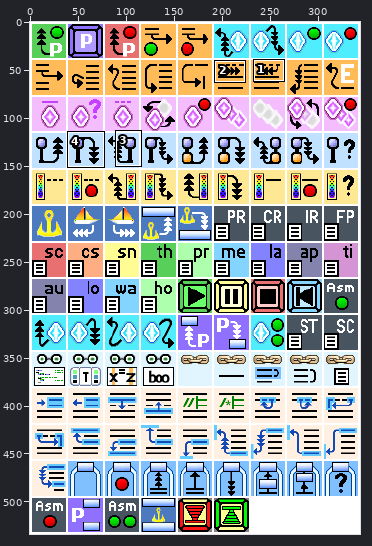
Sprite sheet -- vvm/core/vdebug/graphics/vdebug_icons.png. Above, an overview of the earlier version with the close-up marked.
Close-up. First the earlier version:
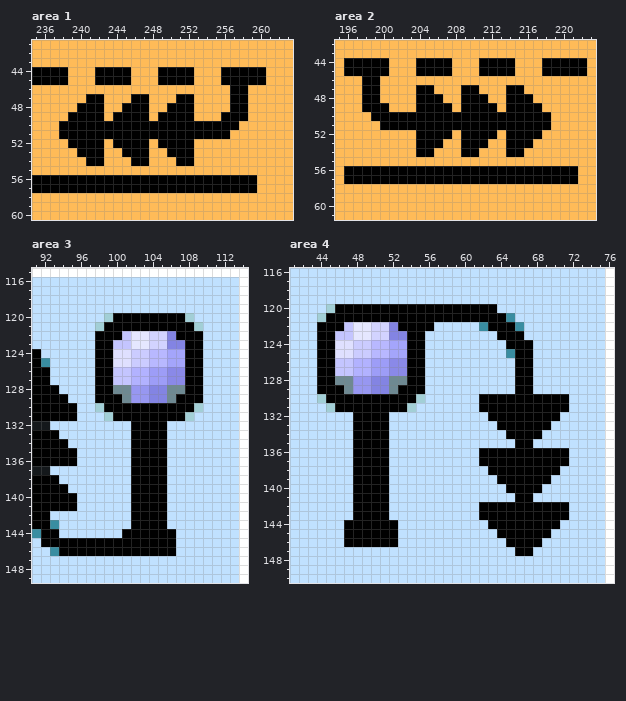
The file is 344x534 pixels. Colours within 5 levels of each other are drawn and written as one. Shown: area 1: x 235..263, y 41..60; area 2: x 195..223, y 42..61; area 3: x 91..114, y 115..149; area 4: x 41..76, y 116..150. The commit also changed other parts of the picture, which this record leaves out.
After the commit:
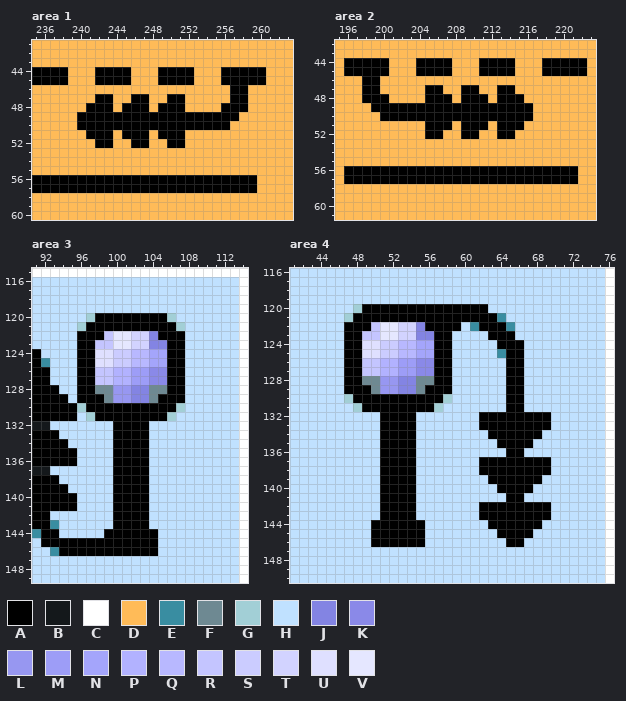
Palette (. is transparent): A #000000  B #14181b  C #ffffff  D #ffbb58  E #398da1  F #6e8992  G #a2cfd6  H #c0e1ff  J #8384e3  K #8a89e8  L #9797f1  M #9d9df7  N #a4a5fb  P #b2b2ff  Q #b8b8ff  R #c4c5ff  S #cbccff  T #d2d3ff  U #dfe0ff  V #e5e7ff
What changed:
Changed rows in their new state; - is an unchanged pixel.
Area 1:
first column x 238:
47 ---D-A------A-D------
48 --D--A-----A--D---A--
49 -D---A----A----AAA--D
50 DD-----------------D-
51 DDD---D---D---DDDDD--
52 -DDD-ADD---D--D------
53 --DDD--DDD--DDD------
54 ---DD---DD---DD------
Area 2:
first column x 198:
47 ------D-A------A-D---
48 --A---D--A-----A--D--
49 D--AAA----A----A---D-
50 -D-----------------DD
51 --DDDDD---D---D---DDD
52 ------D--D---DDA-DDD-
53 ------DDD--DDD--DDD--
54 ------DD---DD---DD---
Area 3:
first column x 96:
120 -GAA------GHH-
121 GAA--------GHH
122 AA-RVVTTJAA-HH
123 AARRVVTTJJAAHH
124 AAUUSSQQNNAAHH
125 AAUUSSQQNNAAHH
126 AARRPPMMKKAAHH
127 AARRPPMMKKAAHH
128 AAFFLLJJFFAAHH
129 AA-FLLJJFAA-HH
130 GAA--------GHH
131 -GAA------GHH-
132 ----AA--HH----
133 ----AA--HH----
134 ----AA--HH----
135 ----AA--HH----
136 ----AA--HH----
137 ----AA--HH----
138 ----AA--HH----
139 ----AA--HH----
140 ----AA--HH----
141 ----AA--HH----
142 ----AA--HH----
143 ----AA--HH----
144 ---AA----HH---
145 ---------HH---
146 ---------HH---
Area 4:
first column x 44:
120 -HHHG--------------H--------
121 HHHG----------------EH------
122 HHHAAARVVTTJ-AAA-EA--EH-----
123 HHHAARRVVTTJJAA----A--H-----
124 HHHAAUUSSQQNNAA-----A--H----
125 HHHAAUUSSQQNNAA-----EA-H----
126 HHHAARRPPMMKKAA------A-H----
127 HHHAARRPPMMKKAA------A-H----
128 HHHAAFFLLJJFFAA------A-H----
129 HHHAAAFLLJJFAAA------A-H----
130 HHHG-------AAAG---HHH--HHHHH
131 -HHHG-----AAAG----HHH--HHHHH
132 ----HHH-AAA-------A-------H-
133 ----HHH-AAA-------AA--------
134 ----HHH-AAA--------AA-------
135 ----HHH-AAA---------AA------
136 ----HHH-AAA-------HHH--HHHHH
137 ----HHH-AAA---------------HH
138 ----HHH-AAA-------A-------H-
139 ----HHH-AAA--------A-----H--
140 ----HHH-AAA---------A---H---
141 ----HHH-AAA----------A-H----
142 ----HHH-AAA---------------HH
143 ----HHH-AAA---------------HH
144 ---HHH---AAA-------------HH-
145 ---HHH---AAA------------HH--
146 ---HHH---AAA-----------HH---
147 ----------------------HH----
Changed places in both close-ups, as pixel boxes (x1, y1, x2, y2):
changed: (59, 94, 248, 166)
changed: (362, 85, 551, 157)
changed: (77, 313, 203, 556)
changed: (317, 304, 569, 556)
